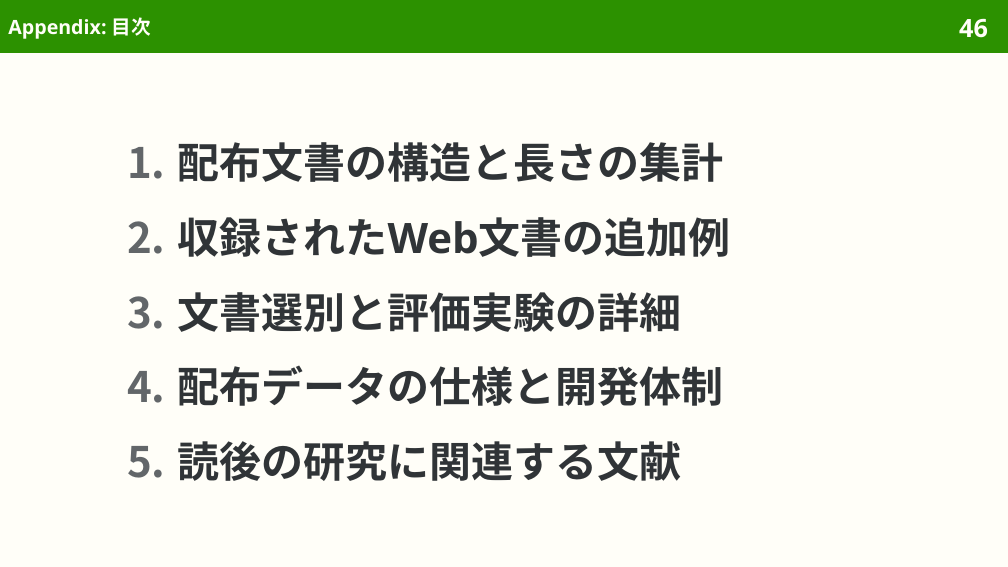
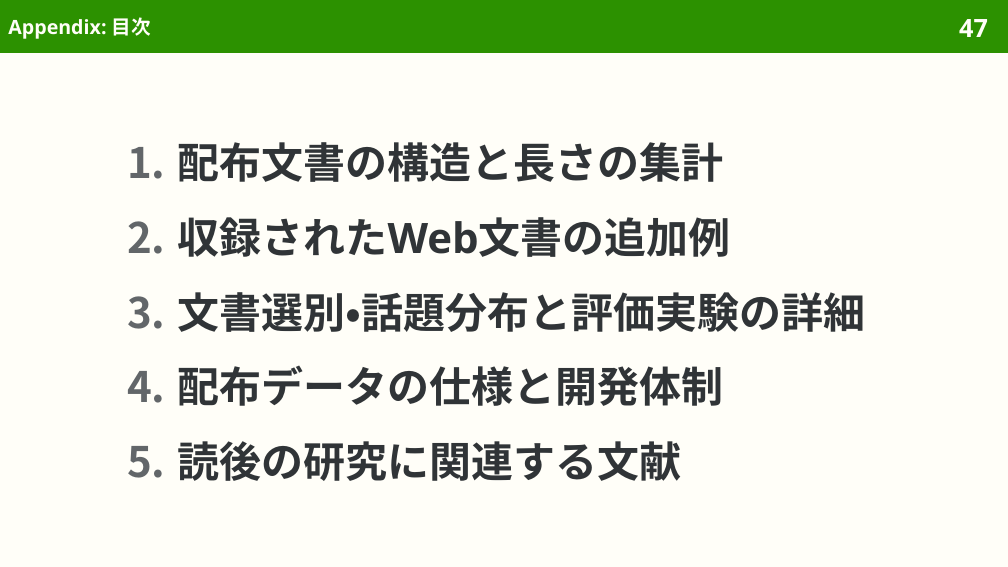
Before and after one commit to sasakiy84/datasets-in-10-minutes, a slide deck: slide 47 of slides/datasets-in-10-minutes-fineweb.pptx (slide 46 before the commit). Drawn at 1008x567 pixels with LibreOffice and Linux fonts; fonts in the diff are those of the drawing. Boxes give left, top, right and bottom in pixels: in the first picture for what was removed or moved away, otherwise in the second. Text is boxed around its words. In the diff, an @@ line names an element or a change of style, - is before the commit and + after.

```diff
--- a/slides/datasets-in-10-minutes-fineweb.pptx
+++ b/slides/datasets-in-10-minutes-fineweb.pptx
@@ page number at (959,19,988,37): text changed @@
-46
+47
@@ text at (178,292,866,332): text changed @@
-3. 文書選別と評価実験の詳細
+3. 文書選別・話題分布と評価実験の詳細
```
Also in this commit, not shown: 16 other slides changed, 8 slides added, 5 other files.
